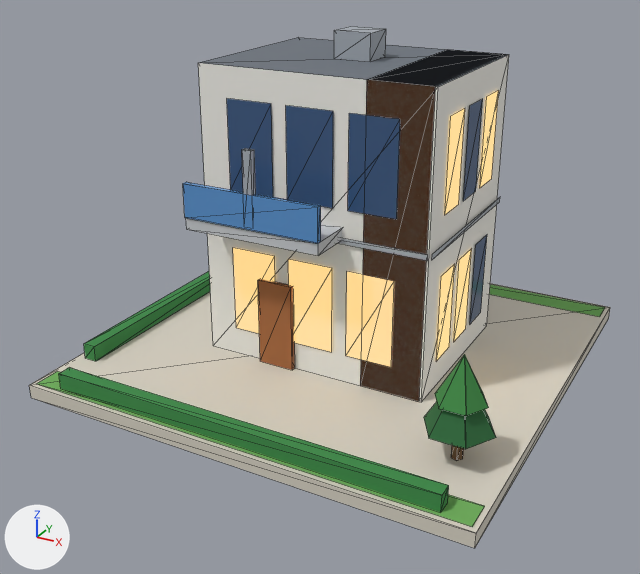
One commit to the glTF model cities-skylines-2/public/models/03.glb: the scene before it, then after it.
Camera for both pictures: a 50 mm camera at (0.807, -1.584, 0.945) aimed at (-0.016, -0.087, 0.196). The axes (+X, +Y, +Z) are drawn at lower left. The lights are the same throughout. The older version comes first. Mesh edges are drawn as thin lines. Vertices at exactly the same position are counted once.

The first picture shows 'b03'.
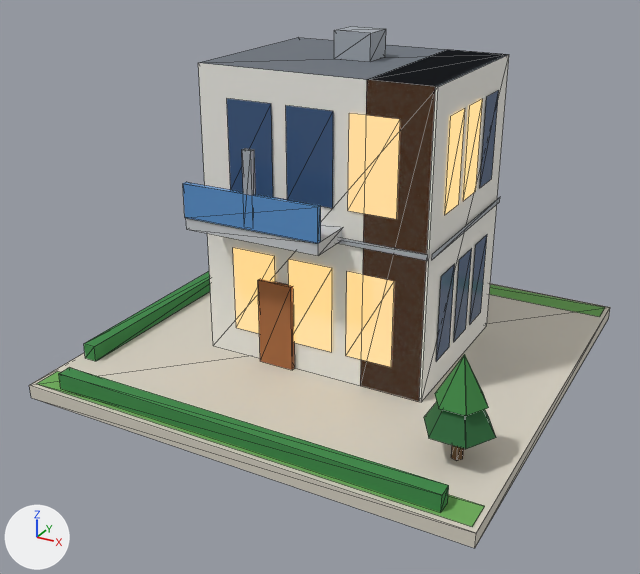
Boxes [x1, y1, x2, y2] around the edits, measured in the pictures (640 x 574 px; the box of a moved part takes in the faces that stretch with it):
'b03', reshaped, recoloured: [29, 26, 610, 548] in both
part 1 of me_b03, moved or reshaped: before [454, 249, 472, 341]; after [445, 109, 465, 215]
part 2 of me_b03, moved or reshaped: before [445, 109, 465, 215]; after [463, 99, 483, 201]
part 3 of me_b03, moved or reshaped: before [480, 90, 499, 188]; after [436, 264, 455, 361]
part 4 of me_b03, moved or reshaped: before [470, 235, 487, 324]; after [454, 249, 472, 341]
part 5 of me_b03, moved or reshaped: before [286, 106, 333, 208]; after [227, 98, 273, 197]
part 6 of me_b03, moved or reshaped: before [348, 113, 400, 219]; after [286, 106, 333, 208]
part 7 of me_b03, moved or reshaped: before [463, 99, 483, 201]; after [480, 90, 499, 188]
part 8 of me_b03, moved or reshaped: before [436, 264, 455, 361]; after [348, 113, 400, 219]
part 9 of me_b03, moved or reshaped: before [227, 98, 273, 197]; after [470, 235, 487, 324]
part 10 of me_b03, recoloured: before [480, 90, 499, 188]; after [436, 264, 455, 361]

The edits, one by one:
me_b03 has 214 vertices, 210 faces and spans x -0.48..0.48, y -0.48..0.48, z 0.0..0.705.
me_b03 is used by ob_b03; location (0.0, 0.0, 0.0).
me_b03 part 1: the loose piece of 4 vertices spanning x 0.253, y 0.003..0.077, z 0.092..0.278 is moved by (0.0, -0.097, 0.31).
me_b03 part 2: the loose piece of 4 vertices spanning x 0.253, y -0.093..-0.02, z 0.402..0.588 is moved by (0.0, 0.097, 0.0).
me_b03 part 3: the loose piece of 4 vertices spanning x 0.253, y 0.1..0.173, z 0.402..0.588 is moved by (0.0, -0.193, -0.31).
me_b03 part 4: the loose piece of 4 vertices spanning x 0.253, y 0.1..0.173, z 0.092..0.278 is moved by (0.0, -0.097, 0.0).
me_b03 part 5: the loose piece of 4 vertices spanning x -0.051..0.051, y -0.158, z 0.402..0.588 is moved by (-0.133, 0.0, 0.0).
me_b03 part 6: the loose piece of 4 vertices spanning x 0.083..0.184, y -0.158, z 0.402..0.588 is moved by (-0.133, 0.0, 0.0).
me_b03 part 7: the loose piece of 4 vertices spanning x 0.253, y 0.003..0.077, z 0.402..0.588 is moved by (0.0, 0.097, 0.0).
Part 8, on me_b03:
Vertex 56 of me_b03 moves from (0.253, -0.093, 0.092) at pixel (436, 361) to (0.083, -0.158, 0.402) at pixel (347, 210).
Vertex 57 of me_b03 moves from (0.253, -0.02, 0.092) at pixel (449, 346) to (0.184, -0.158, 0.402) at pixel (396, 219).
Vertex 58 of me_b03 moves from (0.253, -0.02, 0.278) at pixel (454, 263) to (0.184, -0.158, 0.588) at pixel (400, 119).
Vertex 59 of me_b03 moves from (0.253, -0.093, 0.278) at pixel (441, 276) to (0.083, -0.158, 0.588) at pixel (349, 113).
Part 9, on me_b03:
Vertex 76 of me_b03 moves from (-0.184, -0.158, 0.402) at pixel (230, 190) to (0.253, 0.1, 0.092) at pixel (469, 324).
Vertex 77 of me_b03 moves from (-0.083, -0.158, 0.402) at pixel (273, 197) to (0.253, 0.173, 0.092) at pixel (480, 312).
Vertex 78 of me_b03 moves from (-0.083, -0.158, 0.588) at pixel (271, 103) to (0.253, 0.173, 0.278) at pixel (487, 234).
Vertex 79 of me_b03 moves from (-0.184, -0.158, 0.588) at pixel (226, 98) to (0.253, 0.1, 0.278) at pixel (475, 244).
me_b03 part 10: all 2 faces centred in x 0.253, y 0.124..0.149, z 0.464..0.526 switch from mat_glow_window (blue #3d5a82, glowing orange #ffd27a) to mat_glass_dark (blue #3d5a82).
